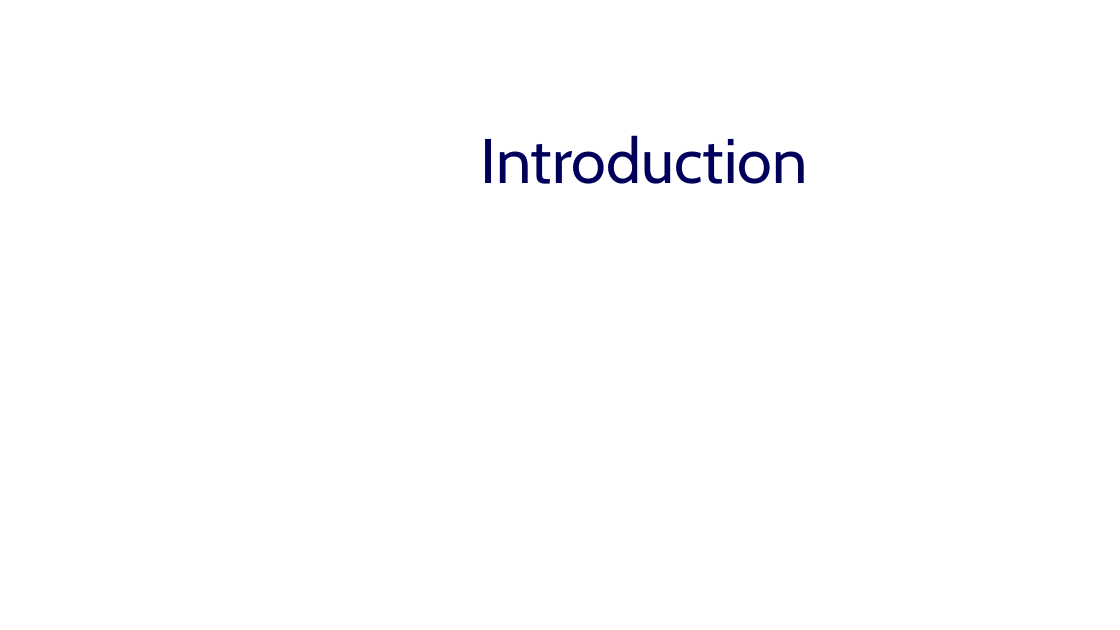
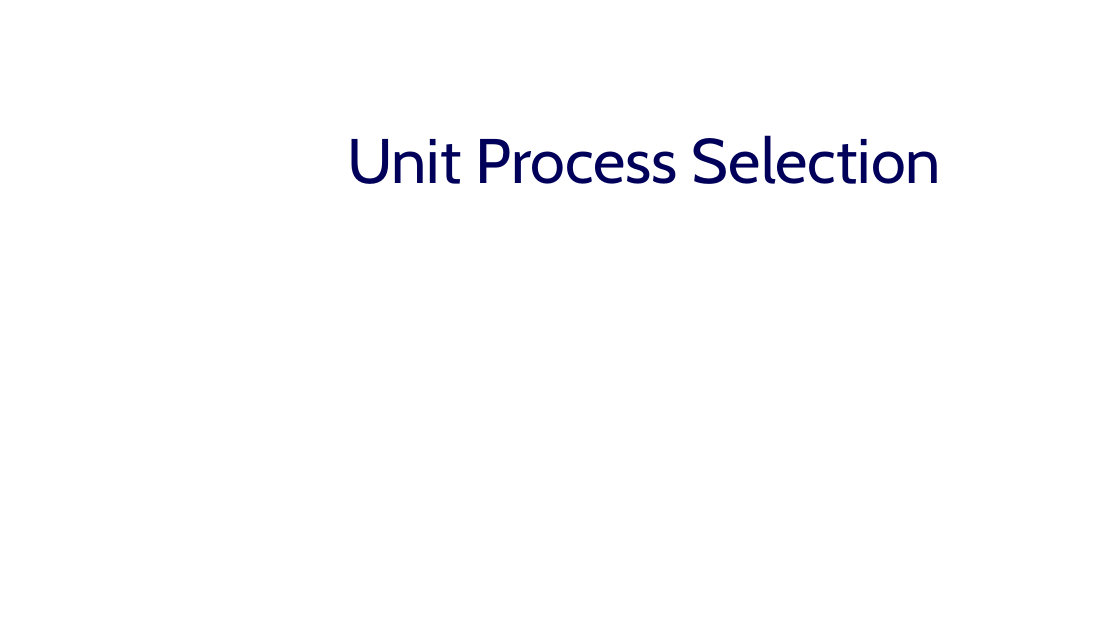
Before and after one commit to monroews/CEE4590, a slide deck: slide 1 of Lectures/Unit Process Selection.pptx. Drawn at 1120x630 pixels with LibreOffice and Linux fonts; fonts in the diff are those of the drawing. Boxes give left, top, right and bottom in pixels: in the first picture for what was removed or moved away, otherwise in the second. Text is boxed around its words. In the diff, an @@ line names an element or a change of style, - is before the commit and + after.

Commit message:
lecture and dc update

```diff
--- a/Lectures/Unit Process Selection.pptx
+++ b/Lectures/Unit Process Selection.pptx
@@ title at box(347, 135, 941, 184): text changed @@
-Introduction
+Unit Process Selection
```
Also in this commit, not shown: 1 other file.
